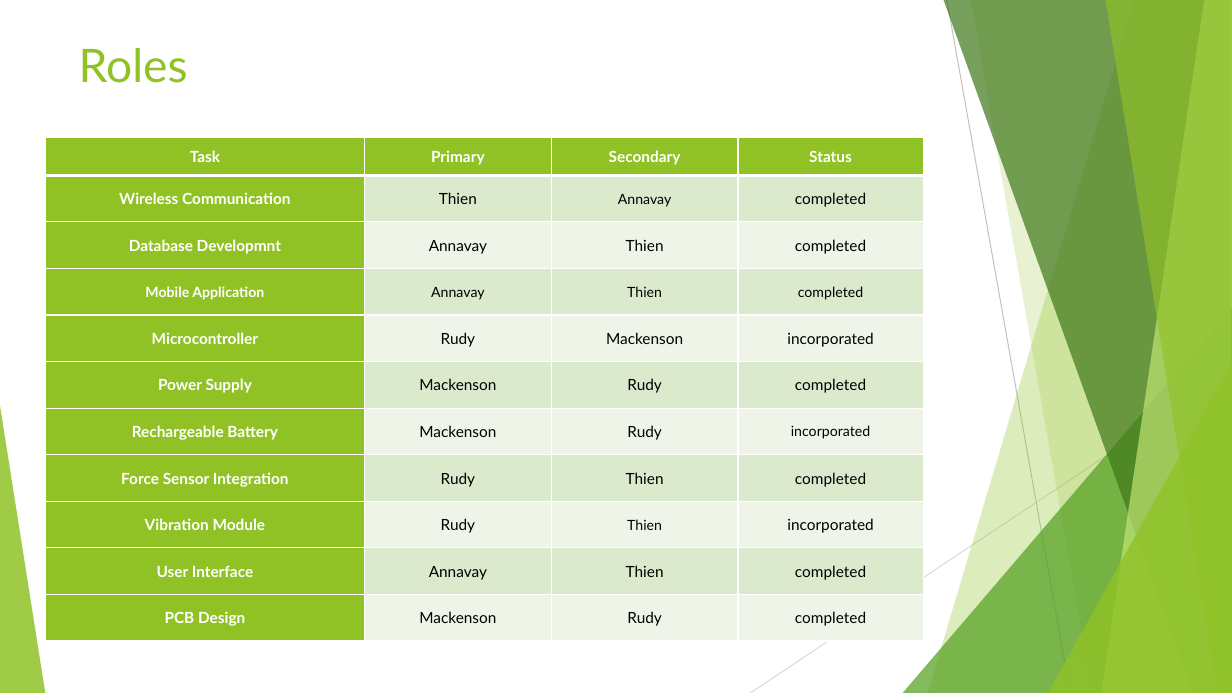
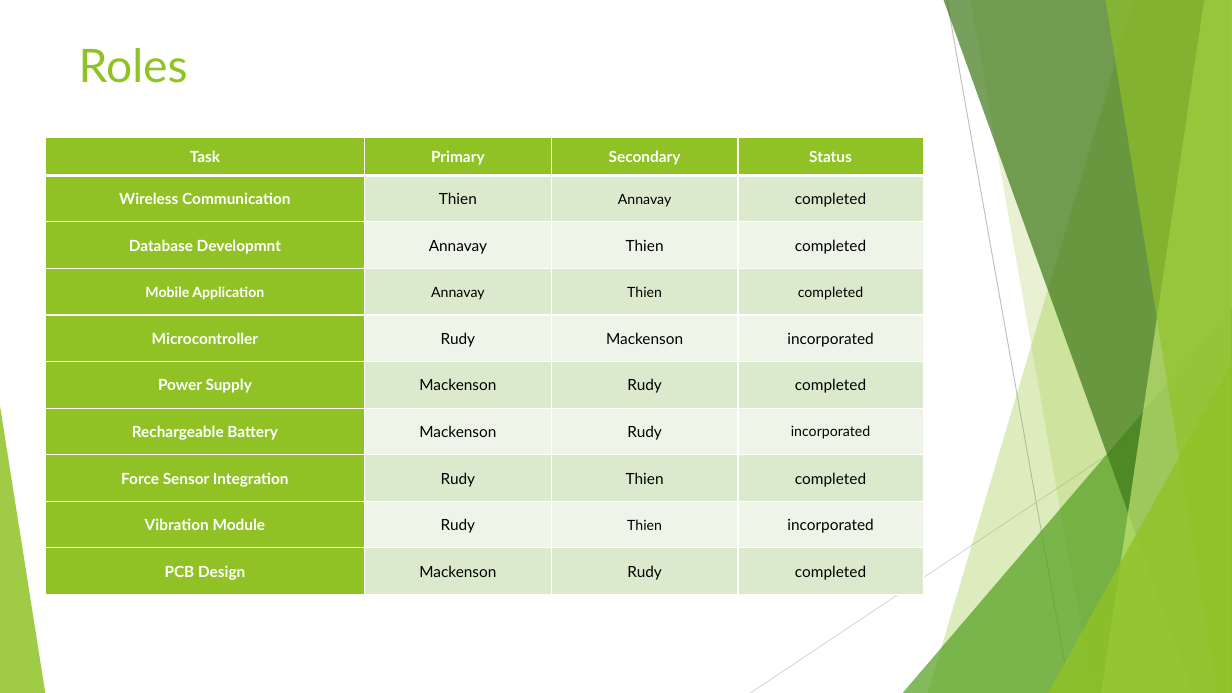
Before and after one commit to annavaykean/seniordesign_protoype, a slide deck: slide 31 of FinalPresentation.pptx. Drawn at 1232x693 pixels with LibreOffice and Linux fonts; fonts in the diff are those of the drawing. Boxes give left, top, right and bottom in pixels: in the first picture for what was removed or moved away, otherwise in the second. Text is boxed around its words. In the diff, an @@ line names an element or a change of style, - is before the commit and + after.

```diff
--- a/FinalPresentation.pptx
+++ b/FinalPresentation.pptx
@@ table at (45, 138, 922, 595) @@
-row 10: User Interface | Annavay | Thien | completed
```
Also in this commit, not shown: 3 other slides changed.
